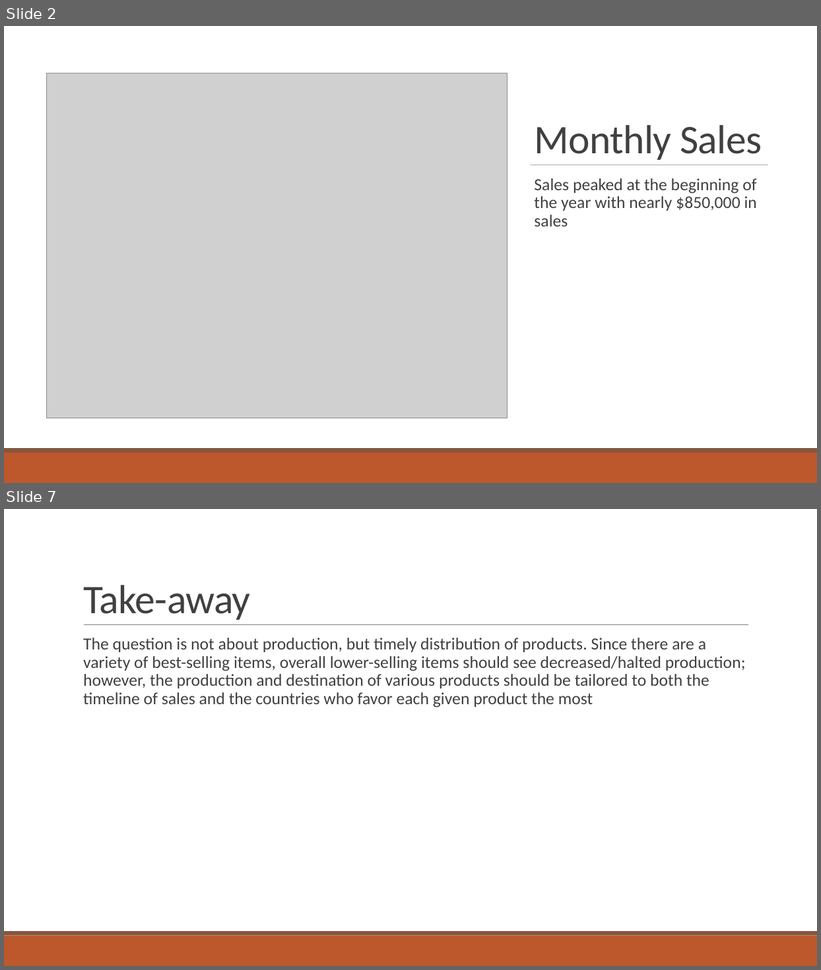
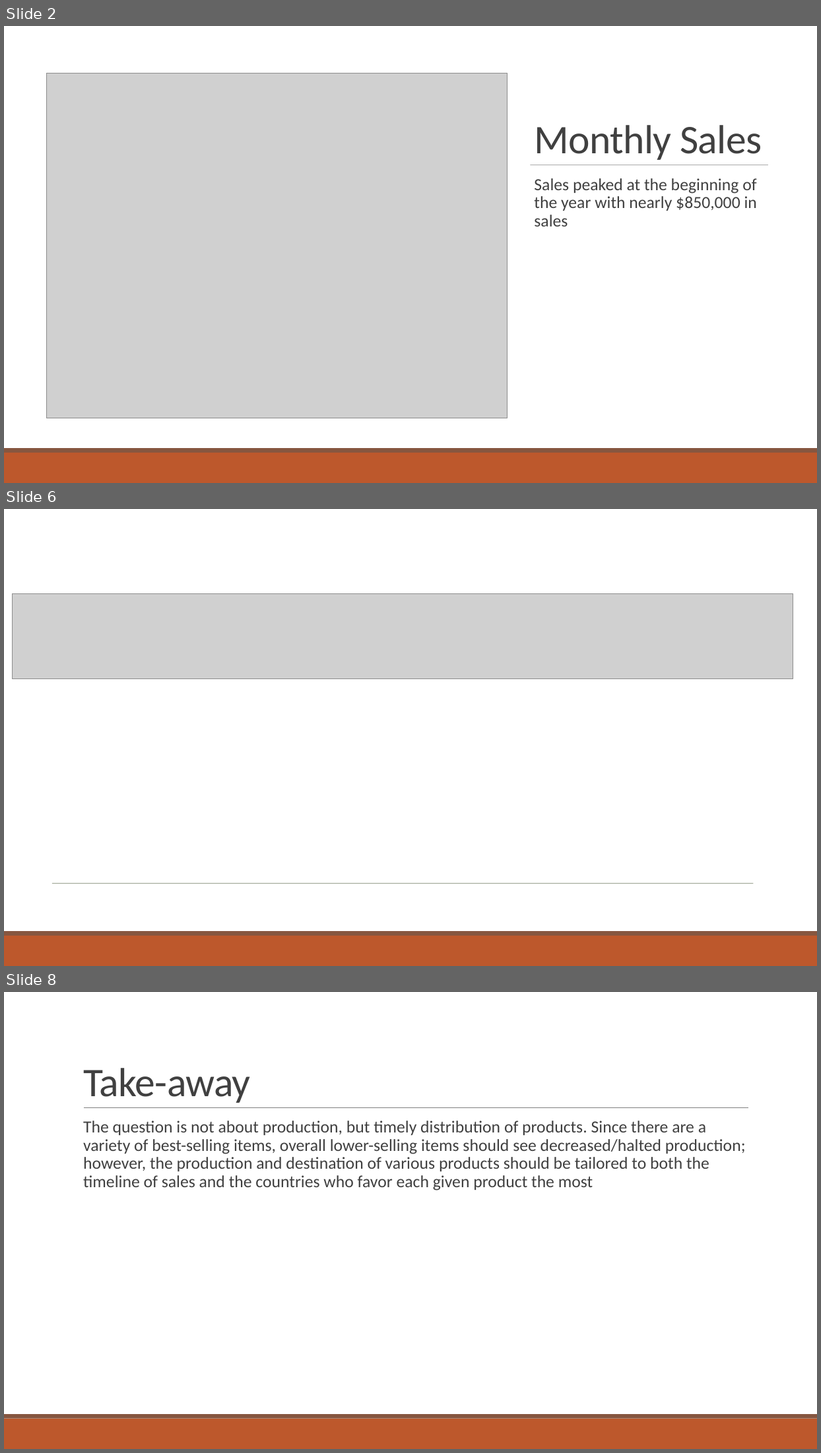
Before and after one commit to davidag2696/Chocolate_Sales_Jan-Aug, a slide deck: chocolate_sales.pptx. Shown one above the other, each under a label of ours: slides 2 and 7 before the commit, slides 2, 6 and 8 after it; the slides between them are not shown. The pictures are 821x970 and 821x1453 pixels, drawn with LibreOffice and Linux fonts; fonts in the diff are those of the drawing; grey boxes stand for pictures. Boxes give left, top, right and bottom in pixels: in the first picture for what was removed or moved away, otherwise in the second. Text is boxed around its words. In the diff, an @@ line names an element or a change of style, - is before the commit and + after.

```diff
--- a/chocolate_sales.pptx
+++ b/chocolate_sales.pptx
@@ slide 6 added at [4, 509, 817, 966], background #FFFFFF @@
@@ rectangle added at [4, 509, 817, 931], fill #FFFFFF @@
@@ picture added at [12, 593, 793, 679] @@
@@ line added from (52, 883) to (754, 883), #637052 0.5 pt @@
@@ rectangle added at [4, 931, 817, 936], fill #865640 @@
@@ rectangle added at [4, 936, 817, 966], fill #BD582C @@
@@ what was slide 7 is now slide 8 @@
```
Also in this commit, not shown: 1 slide changed, 1 other slide added, 1 slide removed, 11 other files.
